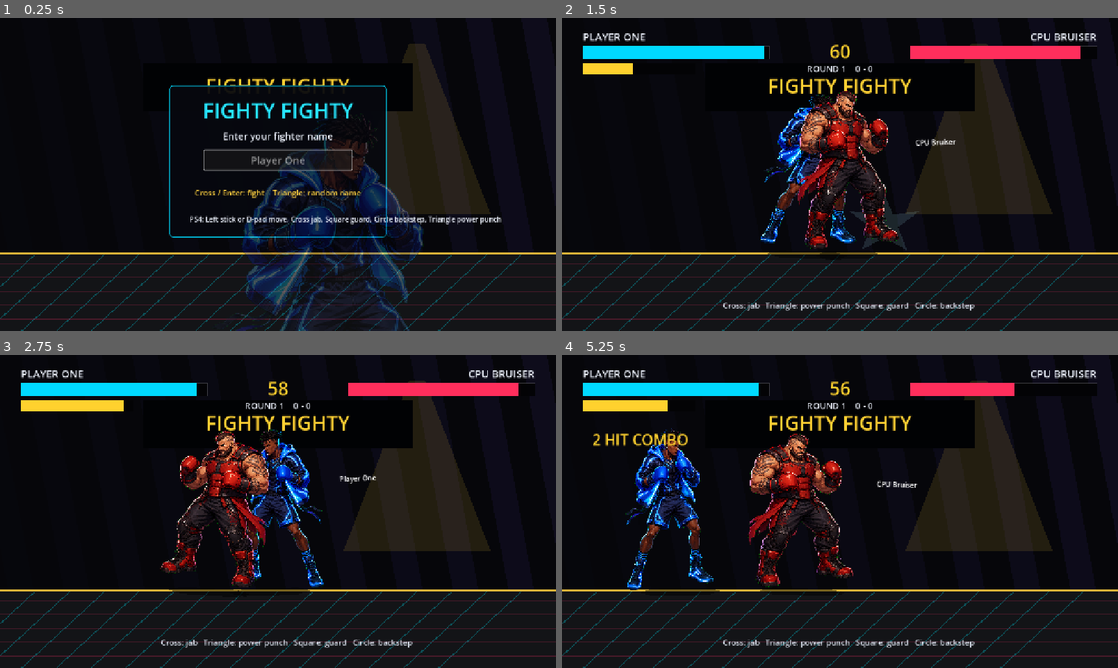
Above: before the commit, frames 1-4 (two rows, left to right).
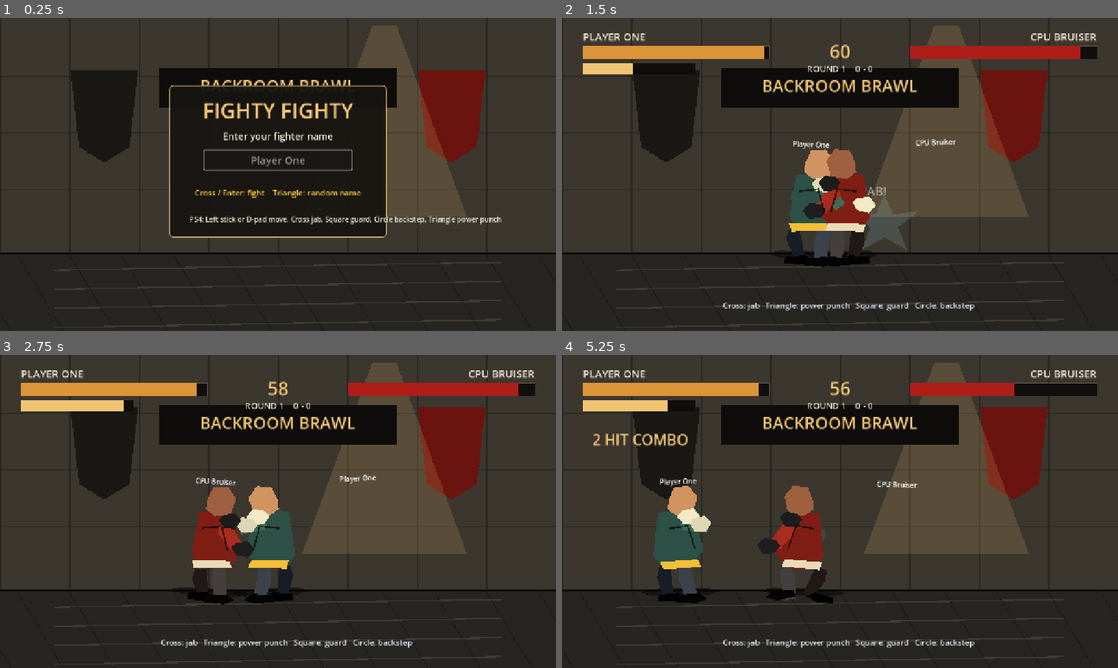
Above: after the commit, the same moments.

Repository: meshbirdprime/fighty-fighty
Game: Godot game, scene res://scenes/Main.tscn
Two runs of this game, one before a commit and one after it. Both use one fixed random seed, a clock stepped at 60 frames per second and the inputs below.
Inputs (mouse positions are in pixels of both pictures, inside the frame that each line leads up to):
- Up to frame 1 (0.25 s): no input
- Up to frame 2 (1.5 s): tap Enter (confirm) at 0.5 s; move the mouse to (962, 158) at 0.52 s; hold D (move_right) 0.53-1.28 s; hold K (block) 0.53-1.28 s; click (962, 158) at 0.67 s; tap Space at 0.77 s; move the mouse to (728, 190) at 1.27 s; hold A (move_left) from 1.28 s (still down); tap J (attack) at 1.35 s
- Up to frame 3 (2.75 s): tap Space at 1.52 s; tap K (block) at 1.55 s; move the mouse to (333, 442) at 2.02 s; release A (move_left) at 2.03 s; hold D (move_right) from 2.03 s (still down); hold K (block) from 2.03 s (still down)
- Up to frame 4 (5.25 s): move the mouse to (812, 574) at 2.77 s; release K (block) at 2.78 s; tap Enter (confirm) at 2.85 s; click (812, 574) at 2.92 s; tap Space at 3.02, 3.77, 4.52 s; tap K (block) at 3.05, 4.55 s; move the mouse to (1006, 558) at 3.52 s; release D (move_right) at 3.53 s; hold K (block) 3.53-4.28 s; hold A (move_left) from 3.53 s (still down); tap L (dodge) at 3.6 s; move the mouse to (673, 464) at 4.27 s; tap I (special) at 4.35 s; move the mouse to (867, 511) at 5.02 s; hold K (block) from 5.03 s (still down); tap Shift at 5.1 s; click (867, 511) at 5.17 s

The runs differ from the first frame. In frame 1, 61% of the frame differs, in the area x 0-100%, y 0-100%; in frame 2, 70%; in frame 3, 70%; in frame 4, 71%.

Commit message:
Revamp style and animate fighter legs

Diff:
--- a/scenes/Fighter.tscn
+++ b/scenes/Fighter.tscn
@@ -9,6 +9,7 @@
 position = Vector2(0, -196)
 scale = Vector2(0.38, 0.38)
 z_index = 3
+visible = false
 
 [node name="Shadow" type="Polygon2D" parent="."]
 position = Vector2(0, 0)
@@ -20,62 +21,74 @@
 position = Vector2(-20, -50)
 color = Color(0.035, 0.09, 0.16, 1)
 polygon = PackedVector2Array(-18, -8, 8, -10, 20, 58, -4, 62, -22, 16)
-visible = false
+z_index = 2
 
 [node name="FrontLeg" type="Polygon2D" parent="."]
 position = Vector2(24, -50)
 color = Color(0.07, 0.17, 0.28, 1)
 polygon = PackedVector2Array(-15, -8, 12, -10, 18, 62, -10, 64, -20, 18)
-visible = false
+z_index = 4
+
+[node name="BackFoot" type="Polygon2D" parent="."]
+position = Vector2(-18, 10)
+color = Color(0.012, 0.014, 0.018, 1)
+polygon = PackedVector2Array(-32, -4, 14, -8, 30, 4, 8, 13, -34, 10)
+z_index = 2
+
+[node name="FrontFoot" type="Polygon2D" parent="."]
+position = Vector2(28, 12)
+color = Color(0.018, 0.02, 0.025, 1)
+polygon = PackedVector2Array(-32, -5, 16, -9, 34, 5, 10, 15, -36, 11)
+z_index = 5
 
 [node name="Body" type="Polygon2D" parent="."]
 position = Vector2(0, -105)
 color = Color(0.15, 0.8, 1, 1)
-polygon = PackedVector2Array(-48, 16, -36, -72, 34, -84, 56, 8, 28, 46, -28, 44)
-visible = false
+polygon = PackedVector2Array(-54, 20, -42, -78, 32, -88, 62, 8, 28, 52, -34, 48)
+z_index = 3
 
 [node name="Belt" type="Polygon2D" parent="."]
 position = Vector2(0, -62)
 color = Color(0.02, 0.025, 0.04, 1)
 polygon = PackedVector2Array(-44, -8, 42, -12, 50, 5, -38, 10)
-visible = false
+z_index = 6
 
 [node name="Head" type="Polygon2D" parent="."]
 position = Vector2(7, -198)
 color = Color(0.47, 0.94, 1, 1)
 polygon = PackedVector2Array(-30, -14, -18, -42, 16, -46, 36, -20, 26, 18, -10, 24, -32, 8)
-visible = false
+z_index = 6
 
 [node name="BackArm" type="Polygon2D" parent="."]
 position = Vector2(-28, -138)
 color = Color(0.09, 0.45, 0.62, 1)
 polygon = PackedVector2Array(-10, -8, 14, -12, 30, 42, 8, 52, -16, 6)
-visible = false
+z_index = 2
 
 [node name="FrontArm" type="Polygon2D" parent="."]
 position = Vector2(28, -142)
 color = Color(0.2, 0.88, 1, 1)
 polygon = PackedVector2Array(-12, -10, 14, -14, 44, 30, 20, 46, -16, 4)
-visible = false
+z_index = 7
 
 [node name="FrontFist" type="Polygon2D" parent="."]
 position = Vector2(74, -104)
 color = Color(1, 0.96, 0.74, 1)
 polygon = PackedVector2Array(-18, -12, 10, -18, 26, 0, 12, 20, -16, 16, -28, 0)
-visible = false
+z_index = 8
 
 [node name="GuardFist" type="Polygon2D" parent="."]
 position = Vector2(38, -166)
 color = Color(1, 0.96, 0.74, 1)
 polygon = PackedVector2Array(-16, -13, 10, -18, 25, -2, 12, 18, -14, 17, -26, 0)
-visible = false
+z_index = 8
 
 [node name="ChestGlow" type="Line2D" parent="."]
 position = Vector2(0, -110)
 width = 4.0
 default_color = Color(1, 1, 1, 0.42)
-points = PackedVector2Array(-22, -34, 22, -42, 34, 8)
-visible = false
+points = PackedVector2Array(-24, -36, 20, -42, 36, 12)
+z_index = 9
 
 [node name="NameLabel" type="Label" parent="."]
 offset_left = -105.0
--- a/scripts/Fighter.gd
+++ b/scripts/Fighter.gd
@@ -10,8 +10,6 @@
 const GRAVITY := 1800.0
 const ATTACK_RANGE := 132.0
 const SPECIAL_RANGE := 188.0
-const PLAYER_TEXTURE := preload("res://assets/fighters/player_blue.png")
-const CPU_TEXTURE := preload("res://assets/fighters/cpu_red.png")
 
 var fighter_name := "Fighter"
 var is_cpu := false
@@ -46,6 +44,8 @@
 @onready var back_arm: Polygon2D = $BackArm
 @onready var front_leg: Polygon2D = $FrontLeg
 @onready var back_leg: Polygon2D = $BackLeg
+@onready var front_foot: Polygon2D = $FrontFoot
+@onready var back_foot: Polygon2D = $BackFoot
 @onready var chest_glow: Line2D = $ChestGlow
 @onready var belt: Polygon2D = $Belt
 @onready var name_label: Label = $NameLabel
@@ -54,10 +54,8 @@
 func _ready() -> void:
 	_rng.randomize()
 	name_label.text = fighter_name
-	character_sprite.texture = CPU_TEXTURE if is_cpu else PLAYER_TEXTURE
 	character_sprite.centered = true
-	character_sprite.position = Vector2(0, -196)
-	character_sprite.scale = Vector2(0.38, 0.38)
+	character_sprite.visible = false
 
 
 func configure(new_name: String, cpu: bool, accent: Color) -> void:
@@ -65,7 +63,6 @@
 	is_cpu = cpu
 	if is_inside_tree():
 		name_label.text = fighter_name
-		character_sprite.texture = CPU_TEXTURE if is_cpu else PLAYER_TEXTURE
 		body.color = accent
 		head.color = accent.lightened(0.18)
 		front_arm.color = accent.lightened(0.18)
@@ -249,15 +246,17 @@
 	var walk_phase := sin(_anim_time * 13.0)
 	var walk_step := absf(walk_phase)
 
-	var body_color := Color(0.15, 0.8, 1.0)
-	var arm_color := Color(0.2, 0.88, 1.0)
-	var dark_color := Color(0.07, 0.17, 0.28)
-	var glove_color := Color(1.0, 0.96, 0.74)
+	var body_color := Color(0.18, 0.32, 0.28)
+	var arm_color := Color(0.24, 0.42, 0.35)
+	var dark_color := Color(0.09, 0.12, 0.16)
+	var glove_color := Color(0.95, 0.92, 0.78)
+	var trim_color := Color(0.96, 0.75, 0.22)
 	if is_cpu:
-		body_color = Color(1.0, 0.23, 0.35)
-		arm_color = Color(1.0, 0.34, 0.42)
-		dark_color = Color(0.34, 0.05, 0.09)
-		glove_color = Color(0.12, 0.12, 0.14)
+		body_color = Color(0.5, 0.12, 0.08)
+		arm_color = Color(0.66, 0.18, 0.12)
+		dark_color = Color(0.13, 0.1, 0.09)
+		glove_color = Color(0.12, 0.12, 0.12)
+		trim_color = Color(0.92, 0.86, 0.72)
 
 	if _flash_timer > 0.0:
 		body.color = Color.WHITE
@@ -266,16 +265,18 @@
 		front_fist.color = Color.WHITE
 	else:
 		body.color = body_color
-		head.color = body_color.lightened(0.28)
+		head.color = Color(0.82, 0.58, 0.38) if not is_cpu else Color(0.62, 0.38, 0.25)
 		front_arm.color = arm_color
 		back_arm.color = dark_color.lightened(0.18)
 		front_fist.color = glove_color
 		guard_fist.color = glove_color.darkened(0.08)
 
-	front_leg.color = dark_color.lightened(0.12)
-	back_leg.color = dark_color.darkened(0.08)
-	belt.color = Color(0.018, 0.022, 0.035)
-	chest_glow.default_color = Color(1.0, 1.0, 1.0, 0.42)
+	front_leg.color = dark_color.lightened(0.16)
+	back_leg.color = dark_color.darkened(0.04)
+	front_foot.color = Color(0.018, 0.018, 0.018)
+	back_foot.color = Color(0.01, 0.01, 0.012)
+	belt.color = trim_color
+	chest_glow.default_color = Color(0.05, 0.045, 0.035, 0.72)
 
 	body.position = Vector2(0, -105)
 	head.position = Vector2(7, -198)
@@ -291,22 +292,26 @@
 	guard_fist.rotation = 0.0
 	back_arm.position = Vector2(-28, -138)
 	front_leg.position = Vector2(24, -50)
+	front_leg.rotation = 0.0
 	back_leg.position = Vector2(-20, -50)
+	back_leg.rotation = 0.0
+	front_foot.position = Vector2(28, 12)
+	front_foot.rotation = 0.0
+	back_foot.position = Vector2(-18, 10)
+	back_foot.rotation = 0.0
 
 	if idle:
-		character_sprite.position = Vector2(idle_phase_fast * 2.0, -196.0 + idle_phase * 4.5)
-		character_sprite.scale = Vector2(0.38 + idle_phase * 0.004, 0.38 - idle_phase * 0.004)
-		character_sprite.rotation = idle_phase * 0.012
 		body.position.y += idle_phase * 2.0
 		head.position.y += idle_phase * 3.0
 		front_arm.position.y += idle_phase * 3.0
 		front_fist.position.y += idle_phase * 3.5
 		guard_fist.position.y -= idle_phase * 2.0
+		front_leg.rotation = idle_phase * 0.025
+		back_leg.rotation = -idle_phase * 0.02
+		front_foot.position.x += idle_phase_fast * 1.2
+		back_foot.position.x -= idle_phase_fast * 0.9
 	elif walking:
 		var travel_lean := clampf(current_move_axis * facing, -1.0, 1.0)
-		character_sprite.position = Vector2(travel_lean * 14.0 + walk_phase * 4.0, -196.0 + walk_step * 9.0)
-		character_sprite.scale = Vector2(0.385 + walk_step * 0.012, 0.37 - walk_step * 0.006)
-		character_sprite.rotation = travel_lean * 0.055 + walk_phase * 0.018
 		body.position.x += travel_lean * 8.0
 		body.position.y += walk_step * 3.0
 		head.position.x += travel_lean * 6.0
@@ -314,41 +319,54 @@
 		back_arm.position.x -= walk_phase * 8.0
 		front_fist.position.x += walk_phase * 10.0
 		guard_fist.position.x -= walk_phase * 7.0
-		front_leg.position.x += walk_phase * 13.0
-		back_leg.position.x -= walk_phase * 13.0
+		front_leg.position.x += walk_phase * 18.0
+		front_leg.position.y += walk_step * 8.0
+		front_leg.rotation = walk_phase * 0.28
+		back_leg.position.x -= walk_phase * 18.0
+		back_leg.position.y += (1.0 - walk_step) * 8.0
+		back_leg.rotation = -walk_phase * 0.28
+		front_foot.position.x += walk_phase * 28.0
+		front_foot.position.y -= maxf(walk_phase, 0.0) * 8.0
+		front_foot.rotation = walk_phase * 0.18
+		back_foot.position.x -= walk_phase * 28.0
+		back_foot.position.y += minf(walk_phase, 0.0) * 8.0
+		back_foot.rotation = -walk_phase * 0.18
 		rotation = lerpf(rotation, travel_lean * 0.035, 0.3)
 	elif blocking:
-		character_sprite.position = Vector2(-14, -192)
-		character_sprite.scale = Vector2(0.36, 0.39)
 		front_arm.position = Vector2(18, -156)
 		front_arm.rotation = -0.72
 		front_fist.position = Vector2(24, -174)
 		guard_fist.position = Vector2(50, -156)
 		body.position.x = -6
+		front_leg.position.x = 14
+		front_leg.rotation = -0.12
+		back_leg.position.x = -30
+		back_leg.rotation = 0.08
 	elif dodging:
-		character_sprite.position = Vector2(-30, -188)
-		character_sprite.scale = Vector2(0.36, 0.37)
-		character_sprite.rotation = -0.05
 		body.position.x = -18
 		head.position.x = -8
 		front_arm.position = Vector2(10, -132)
 		front_fist.position = Vector2(38, -98)
 		guard_fist.position = Vector2(-18, -142)
+		front_leg.position.x = 4
+		front_leg.rotation = -0.3
+		back_leg.position.x = -42
+		back_leg.rotation = 0.18
+		front_foot.position.x = 5
+		back_foot.position.x = -50
 		rotation = -0.12 * facing
 	elif heavy_windup:
-		character_sprite.position = Vector2(-24, -198)
-		character_sprite.scale = Vector2(0.39, 0.38)
-		character_sprite.rotation = -0.04
 		body.position.x = -12
 		front_arm.position = Vector2(2, -148)
 		front_arm.rotation = -1.25
 		front_fist.position = Vector2(-20, -178)
 		guard_fist.position = Vector2(50, -148)
+		front_leg.position.x = 12
+		front_leg.rotation = -0.16
+		back_leg.position.x = -38
+		back_leg.rotation = 0.12
 		rotation = lerpf(rotation, -0.04 * facing, 0.25)
 	elif jab_extend:
-		character_sprite.position = Vector2(16, -196)
-		character_sprite.scale = Vector2(0.4, 0.37)
-		character_sprite.rotation = 0.03
 		body.position.x = 10
 		head.position.x = 18
 		front_arm.position = Vector2(36, -146)
@@ -356,11 +374,12 @@
 		front_fist.position = Vector2(128, -122)
 		front_fist.rotation = 0.08
 		guard_fist.position = Vector2(30, -164)
+		front_leg.position.x = 38
+		front_leg.rotation = 0.16
+		back_leg.position.x = -28
+		back_leg.rotation = -0.08
 		rotation = lerpf(rotation, 0.05 * facing, 0.35)
 	elif punching:
-		character_sprite.position = Vector2(36, -196)
-		character_sprite.scale = Vector2(0.42, 0.36)
-		character_sprite.rotation = 0.05
 		body.position.x = 18
 		head.position.x = 23
 		front_arm.position = Vector2(48, -150)
@@ -368,13 +387,14 @@
 		front_fist.position = Vector2(168, -130)
 		front_fist.rotation = 0.05
 		guard_fist.position = Vector2(28, -166)
+		front_leg.position.x = 44
+		front_leg.rotation = 0.22
+		back_leg.position.x = -22
+		back_leg.rotation = -0.12
 		rotation = lerpf(rotation, 0.08 * facing, 0.45)
 	else:
 		rotation = lerpf(rotation, 0.0, 0.25)
 
-	if _flash_timer > 0.0:
-		character_sprite.modulate = Color(1.45, 1.45, 1.45, 1.0)
-
 	var shadow_motion := walk_step if walking else absf(idle_phase) * 0.12
 	shadow.scale.x = 1.0 + absf(velocity.x) / 1300.0 + shadow_motion * 0.12
 	shadow.scale.y = 1.0 - minf(absf(velocity.x) / 2500.0, 0.18) - shadow_motion * 0.05
--- a/scripts/Main.gd
+++ b/scripts/Main.gd
@@ -3,7 +3,6 @@
 enum GameState { MENU, FIGHT, ROUND_END, OVER, PAUSED }
 
 const FighterScene := preload("res://scenes/Fighter.tscn")
-const CONCEPT_TEXTURE := preload("res://assets/concept/fighters_concept.png")
 const FLOOR_Y := 545.0
 const ROUND_SECONDS := 60.0
 
@@ -114,60 +113,78 @@
 	camera.make_current()
 
 	var sky := ColorRect.new()
-	sky.color = Color(0.025, 0.025, 0.04)
+	sky.color = Color(0.13, 0.12, 0.105)
 	sky.size = Vector2(1280, 720)
 	add_child(sky)
 
-	for i in 11:
-		var stripe := ColorRect.new()
-		stripe.color = Color(0.025 + i * 0.006, 0.03 + i * 0.004, 0.055 + i * 0.012, 0.5)
-		stripe.position = Vector2(i * 128 - 80, 0)
-		stripe.size = Vector2(58, 720)
-		stripe.rotation = -0.18
-		add_child(stripe)
+	var back_wall := ColorRect.new()
+	back_wall.color = Color(0.23, 0.215, 0.185)
+	back_wall.position = Vector2(0, 0)
+	back_wall.size = Vector2(1280, 545)
+	add_child(back_wall)
+
+	for x in range(0, 1280, 160):
+		var panel_line := ColorRect.new()
+		panel_line.color = Color(0.11, 0.105, 0.095, 0.52)
+		panel_line.position = Vector2(x, 0)
+		panel_line.size = Vector2(3, 545)
+		add_child(panel_line)
+
+	for y in [132, 263, 394]:
+		var wall_line := ColorRect.new()
+		wall_line.color = Color(0.11, 0.105, 0.095, 0.45)
+		wall_line.position = Vector2(0, y)
+		wall_line.size = Vector2(1280, 3)
+		add_child(wall_line)
 
 	for side in [-1, 1]:
+		var banner := Polygon2D.new()
+		banner.polygon = PackedVector2Array([Vector2(-78, -86), Vector2(78, -86), Vector2(58, 92), Vector2(0, 128), Vector2(-58, 92)])
+		banner.color = Color(0.1, 0.095, 0.085) if side < 0 else Color(0.42, 0.08, 0.06)
+		banner.position = Vector2(240 if side < 0 else 1040, 205)
+		add_child(banner)
+
 		var light := Polygon2D.new()
-		light.polygon = PackedVector2Array([Vector2(-18, 0), Vector2(18, 0), Vector2(170 * side, 395), Vector2(-170 * side, 395)])
-		light.color = Color(1.0, 0.82, 0.25, 0.12)
-		light.position = Vector2(640 + side * 320, 58)
+		light.polygon = PackedVector2Array([Vector2(-28, 0), Vector2(28, 0), Vector2(190 * side, 440), Vector2(-190 * side, 440)])
+		light.color = Color(1.0, 0.78, 0.43, 0.16)
+		light.position = Vector2(640 + side * 245, 18)
 		add_child(light)
 
 	var screen := ColorRect.new()
-	screen.color = Color(0.005, 0.008, 0.016)
-	screen.position = Vector2(330, 105)
-	screen.size = Vector2(620, 110)
+	screen.color = Color(0.055, 0.05, 0.043)
+	screen.position = Vector2(365, 116)
+	screen.size = Vector2(550, 92)
 	add_child(screen)
 
-	var screen_text := _label("FIGHTY FIGHTY", 46, Vector2(330, 116), Vector2(620, 78), HORIZONTAL_ALIGNMENT_CENTER)
-	screen_text.add_theme_color_override("font_color", Color(1.0, 0.82, 0.2))
+	var screen_text := _label("BACKROOM BRAWL", 38, Vector2(365, 124), Vector2(550, 64), HORIZONTAL_ALIGNMENT_CENTER)
+	screen_text.add_theme_color_override("font_color", Color(0.94, 0.77, 0.45))
 	add_child(screen_text)
 
 	var floor := ColorRect.new()
-	floor.color = Color(0.075, 0.08, 0.09)
+	floor.color = Color(0.155, 0.145, 0.13)
 	floor.position = Vector2(0, 545)
 	floor.size = Vector2(1280, 175)
 	add_child(floor)
 
 	var stage_lip := ColorRect.new()
-	stage_lip.color = Color(1.0, 0.82, 0.25, 0.85)
+	stage_lip.color = Color(0.055, 0.05, 0.044)
 	stage_lip.position = Vector2(0, 538)
 	stage_lip.size = Vector2(1280, 7)
 	add_child(stage_lip)
 
-	for x in range(0, 1280, 80):
-		var line := Line2D.new()
-		line.width = 2
-		line.default_color = Color(0.0, 0.92, 1.0, 0.28)
-		line.points = PackedVector2Array([Vector2(x, 545), Vector2(x - 190, 720)])
-		add_child(line)
-
-	for y in range(565, 720, 32):
-		var line := Line2D.new()
-		line.width = 2
-		line.default_color = Color(1.0, 0.18, 0.42, 0.22)
-		line.points = PackedVector2Array([Vector2(0, y), Vector2(1280, y)])
-		add_child(line)
+	for x in range(-80, 1280, 120):
+		var floor_line := Line2D.new()
+		floor_line.width = 2
+		floor_line.default_color = Color(0.07, 0.065, 0.058, 0.48)
+		floor_line.points = PackedVector2Array([Vector2(x, 545), Vector2(x + 105, 720)])
+		add_child(floor_line)
+
+	for y in range(580, 720, 44):
+		var chalk := Line2D.new()
+		chalk.width = 3
+		chalk.default_color = Color(0.68, 0.63, 0.52, 0.18)
+		chalk.points = PackedVector2Array([Vector2(125, y), Vector2(1155, y - 18)])
+		add_child(chalk)
 
 
 func _build_fighters() -> void:
@@ -191,17 +208,8 @@
 	var panel := _panel(Vector2(390, 155), Vector2(500, 350))
 	menu_layer.add_child(panel)
 
-	var concept := TextureRect.new()
-	concept.texture = CONCEPT_TEXTURE
-	concept.position = Vector2(20, 18)
-	concept.size = Vector2(460, 122)
-	concept.expand_mode = TextureRect.EXPAND_FIT_WIDTH_PROPORTIONAL
-	concept.stretch_mode = TextureRect.STRETCH_KEEP_ASPECT_CENTERED
-	concept.modulate = Color(1, 1, 1, 0.28)
-	panel.add_child(concept)
-
 	var title := _label("FIGHTY FIGHTY", 48, Vector2(0, 24), Vector2(500, 60), HORIZONTAL_ALIGNMENT_CENTER)
-	title.add_theme_color_override("font_color", Color(0.15, 0.9, 1.0))
+	title.add_theme_color_override("font_color", Color(0.94, 0.77, 0.45))
 	panel.add_child(title)
 
 	var sub := _label("Enter your fighter name", 22, Vector2(0, 100), Vector2(500, 34), HORIZONTAL_ALIGNMENT_CENTER)
@@ -236,23 +244,23 @@
 	var cpu_label := _label("CPU BRUISER", 24, Vector2(920, 26), Vector2(310, 28), HORIZONTAL_ALIGNMENT_RIGHT)
 	fight_layer.add_child(cpu_label)
 
-	health_player = _bar(Vector2(48, 65), Vector2(430, 30), Color(0.0, 0.85, 1.0))
+	health_player = _bar(Vector2(48, 65), Vector2(430, 30), Color(0.86, 0.58, 0.22))
 	fight_layer.add_child(health_player)
-	health_cpu = _bar(Vector2(802, 65), Vector2(430, 30), Color(1.0, 0.18, 0.36))
+	health_cpu = _bar(Vector2(802, 65), Vector2(430, 30), Color(0.68, 0.12, 0.1))
 	fight_layer.add_child(health_cpu)
-	meter_player = _bar(Vector2(48, 104), Vector2(260, 18), Color(1.0, 0.82, 0.18))
+	meter_player = _bar(Vector2(48, 104), Vector2(260, 18), Color(0.94, 0.77, 0.45))
 	meter_player.max_value = 100
 	fight_layer.add_child(meter_player)
 
 	timer_label = _label("60", 42, Vector2(588, 48), Vector2(104, 52), HORIZONTAL_ALIGNMENT_CENTER)
-	timer_label.add_theme_color_override("font_color", Color(1.0, 0.82, 0.18))
+	timer_label.add_theme_color_override("font_color", Color(0.94, 0.77, 0.45))
 	fight_layer.add_child(timer_label)
 
 	round_label = _label("ROUND 1    0 - 0", 20, Vector2(490, 102), Vector2(300, 28), HORIZONTAL_ALIGNMENT_CENTER)
 	fight_layer.add_child(round_label)
 
 	combo_label = _label("", 34, Vector2(70, 170), Vector2(280, 50), HORIZONTAL_ALIGNMENT_LEFT)
-	combo_label.add_theme_color_override("font_color", Color(1.0, 0.82, 0.18))
+	combo_label.add_theme_color_override("font_color", Color(0.94, 0.77, 0.45))
 	fight_layer.add_child(combo_label)
 
 	status_label = _label("", 18, Vector2(370, 645), Vector2(540, 32), HORIZONTAL_ALIGNMENT_CENTER)
@@ -399,8 +407,8 @@
 	panel.position = pos
 	panel.size = size
 	var style := StyleBoxFlat.new()
-	style.bg_color = Color(0.025, 0.03, 0.055, 0.94)
-	style.border_color = Color(0.0, 0.86, 1.0, 0.8)
+	style.bg_color = Color(0.09, 0.082, 0.068, 0.95)
+	style.border_color = Color(0.94, 0.77, 0.45, 0.82)
 	style.set_border_width_all(2)
 	style.corner_radius_top_left = 8
 	style.corner_radius_top_right = 8
@@ -418,7 +426,7 @@
 	label.horizontal_alignment = align
 	label.vertical_alignment = VERTICAL_ALIGNMENT_CENTER
 	label.add_theme_font_size_override("font_size", size)
-	label.add_theme_color_override("font_color", Color(0.94, 0.96, 1.0))
+	label.add_theme_color_override("font_color", Color(0.96, 0.92, 0.84))
 	return label
 
 
@@ -430,7 +438,7 @@
 	bar.value = 100
 	bar.show_percentage = false
 	var bg := StyleBoxFlat.new()
-	bg.bg_color = Color(0.01, 0.01, 0.018, 0.92)
+	bg.bg_color = Color(0.055, 0.05, 0.044, 0.95)
 	bg.set_border_width_all(1)
 	bg.border_color = Color(1, 1, 1, 0.22)
 	var fg := StyleBoxFlat.new()
Binary file removed: assets/concept/fighters_concept.png
Binary file removed: assets/fighters/cpu_red.png
Binary file removed: assets/fighters/player_blue.png
Not shown, changed: README.md
